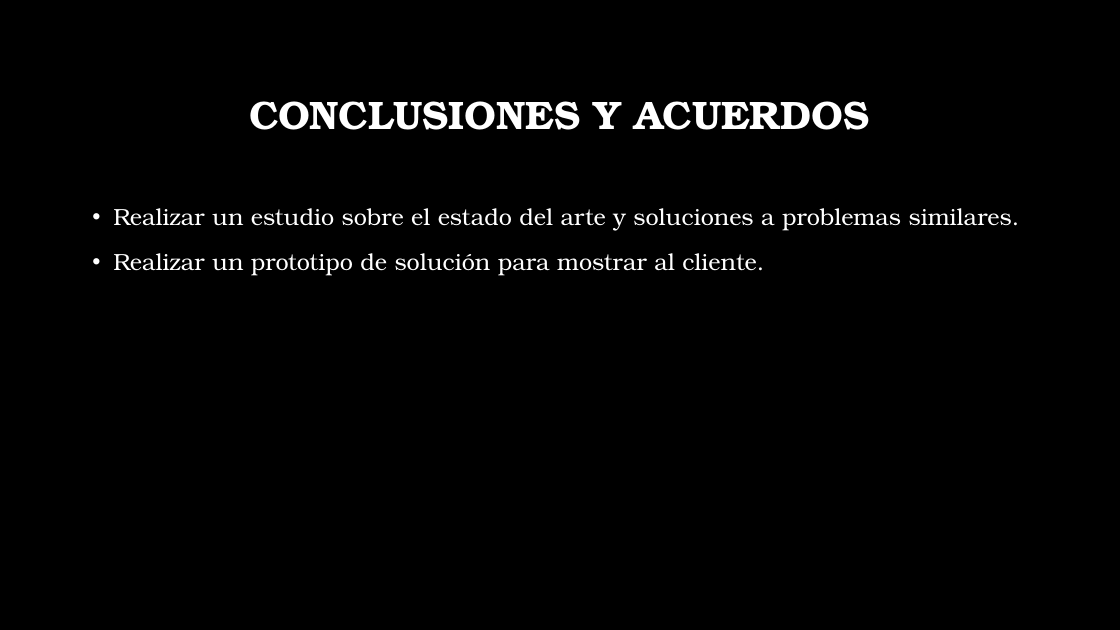
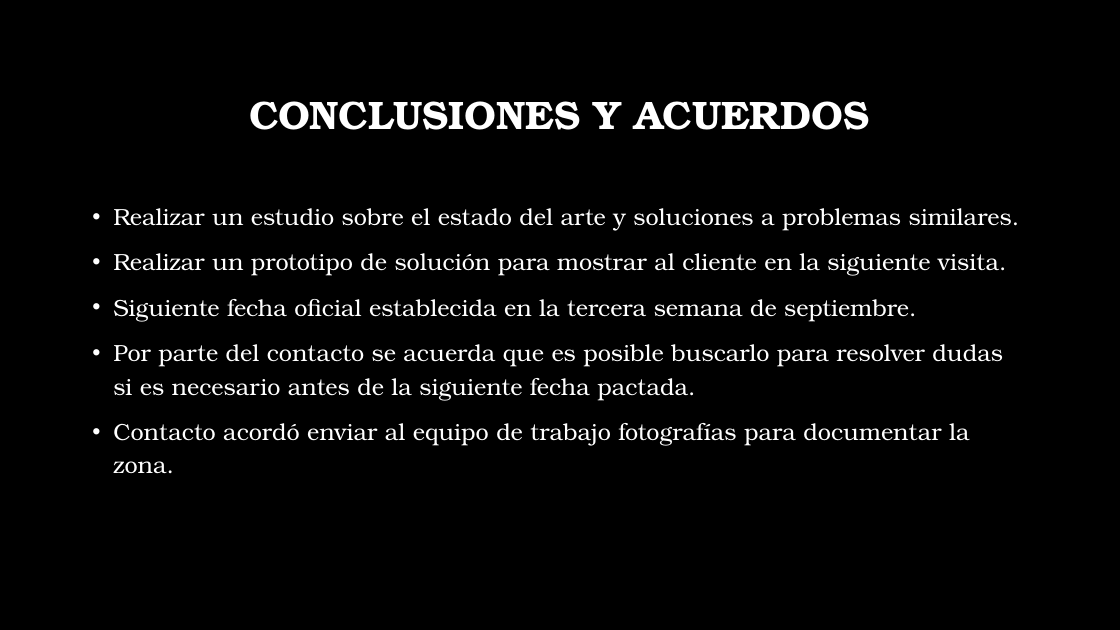
Before and after one commit to ramirogr8801/ganaderia-cultivos, a slide deck: slide 7 of Presentacion 1ra reunion.pptx. Drawn at 1120x630 pixels with LibreOffice and Linux fonts; fonts in the diff are those of the drawing; background and template pictures are left out. Boxes give left, top, right and bottom in pixels: in the first picture for what was removed or moved away, otherwise in the second. Text is boxed around its words. In the diff, an @@ line names an element or a change of style, - is before the commit and + after.

```diff
--- a/Presentacion 1ra reunion.pptx
+++ b/Presentacion 1ra reunion.pptx
@@ text at <box>113,253,1007,473</box>: text changed @@
-• Realizar un prototipo de solución para mostrar al cliente.
+• Realizar un prototipo de solución para mostrar al cliente en la siguiente visita.
+• Siguiente fecha oficial establecida en la tercera semana de septiembre.
+• Por parte del contacto se acuerda que es posible buscarlo para resolver dudas si es necesario antes de la siguiente fecha pactada.
+• Contacto acordó enviar al equipo de trabajo fotografías para documentar la zona.
```
